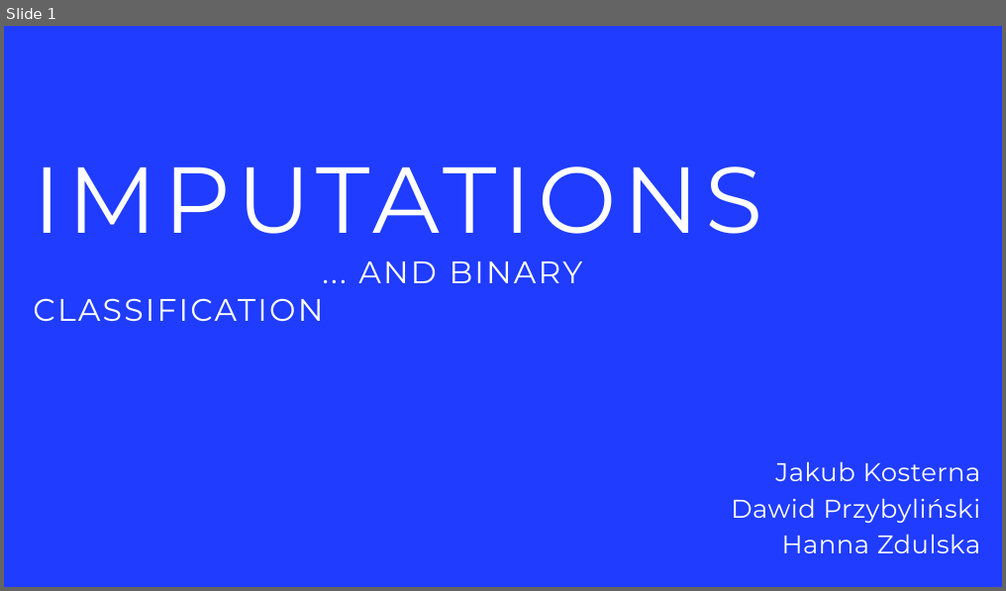
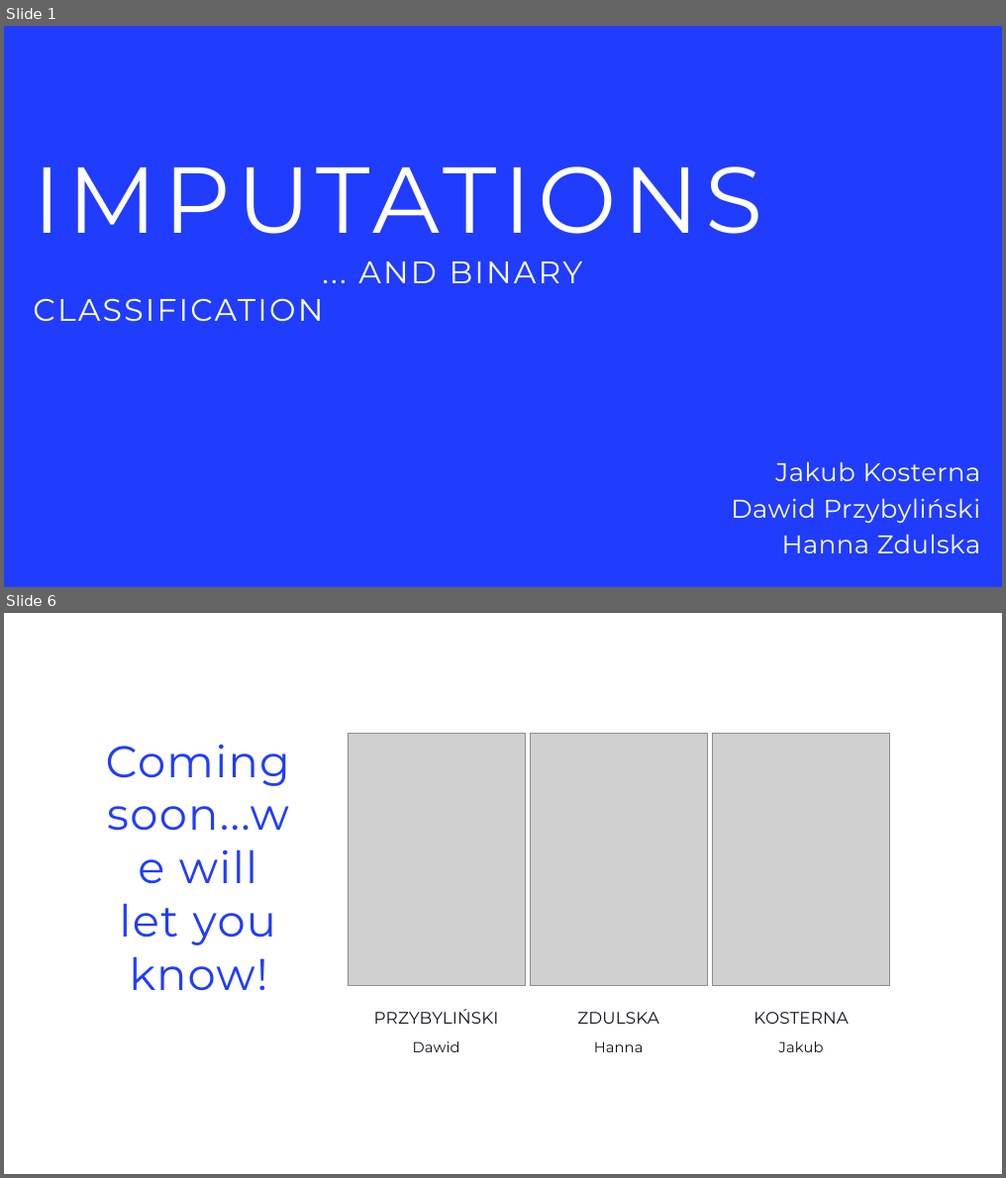
Before and after one commit to Kostee/WB-2020-softImpute-Team, a slide deck: friday_presentation.pptx. Shown one above the other, each under a label of ours: slide 1 before the commit, slides 1 and 6 after it; the slides between them are not shown. The pictures are 1006x591 and 1006x1178 pixels, drawn with LibreOffice and Linux fonts; fonts in the diff are those of the drawing; grey boxes stand for pictures; background and template pictures are left out. Boxes give left, top, right and bottom in pixels: in the first picture for what was removed or moved away, otherwise in the second. Text is boxed around its words. In the diff, an @@ line names an element or a change of style, - is before the commit and + after.

```diff
--- a/friday_presentation.pptx
+++ b/friday_presentation.pptx
@@ slide 6 added at (4,613,1002,1174), background picture (left out) @@
@@ text added at (106,744,290,991), 64 pt, text #1F3CFF @@
+Coming soon...we will let you know!
@@ picture added at (348,733,525,986) @@
@@ picture added at (530,733,707,986) @@
@@ picture added at (713,733,890,986) @@
@@ text added at (374,1009,499,1024), 24 pt, text #111117 @@
+PRZYBYLIŃSKI
@@ text added at (577,1012,659,1024), 24 pt, text #111117 @@
+ZDULSKA
@@ text added at (753,1012,848,1024), 24 pt, text #111117 @@
+KOSTERNA
@@ text added at (413,1042,460,1053), 21 pt, text #111117 @@
+Dawid
@@ text added at (594,1042,644,1053), 21 pt, text #111117 @@
+Hanna
@@ text added at (779,1042,824,1053), 21 pt, text #111117 @@
+Jakub
```
Also in this commit, not shown: 2 slides changed, 2 other slides added, 4 other files.
